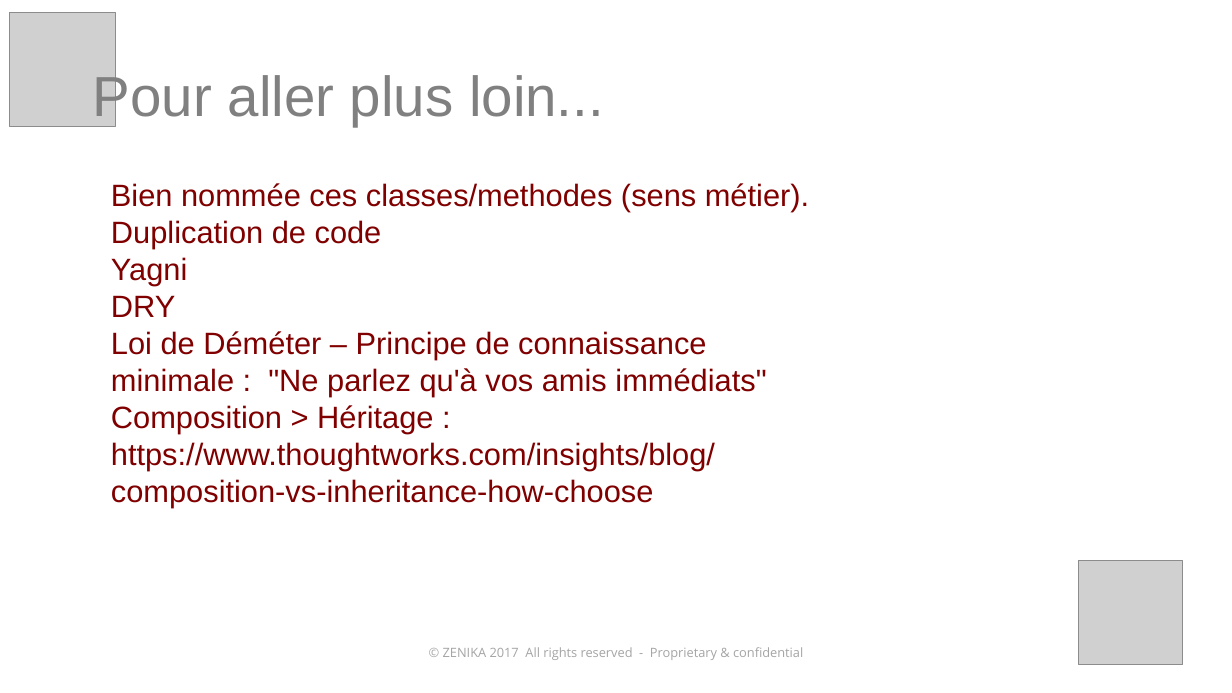
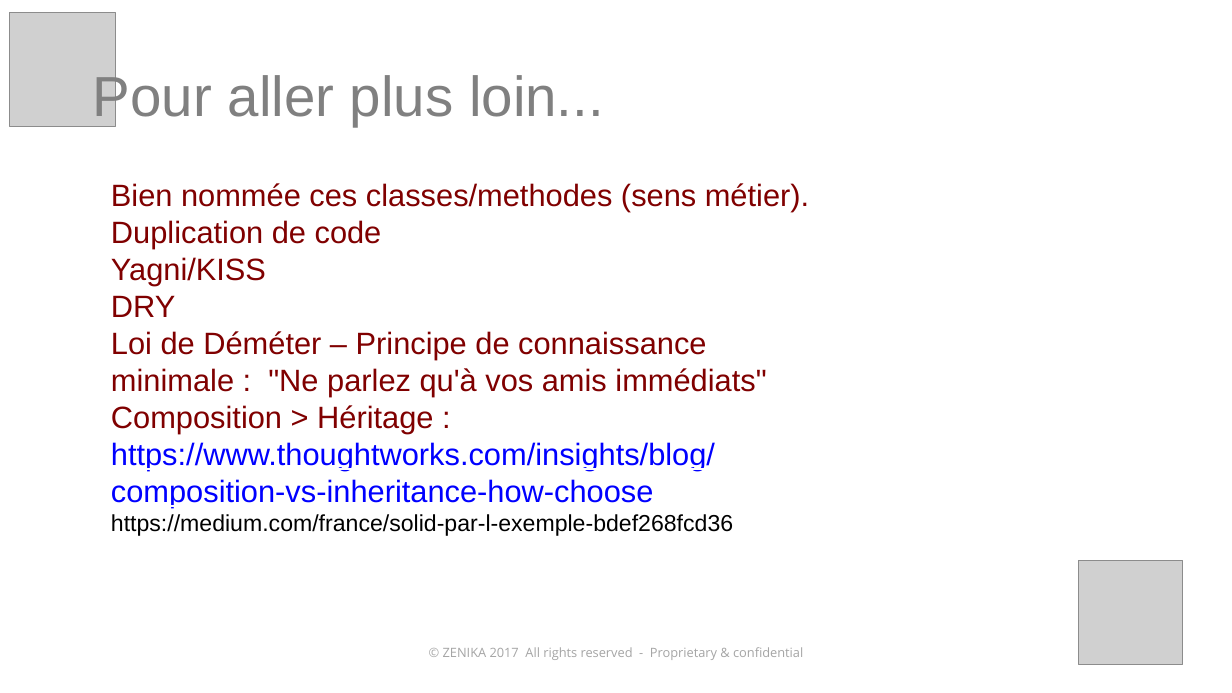
Before and after one commit to kronann/solid-dinosaur, a slide deck: slide 16 of solid-workshop.pptx (slide 14 before the commit). Drawn at 1232x693 pixels with LibreOffice and Linux fonts; fonts in the diff are those of the drawing; grey boxes stand for pictures. Boxes give left, top, right and bottom in pixels: in the first picture for what was removed or moved away, otherwise in the second. Text is boxed around its words. In the diff, an @@ line names an element or a change of style, - is before the commit and + after.

```diff
--- a/solid-workshop.pptx
+++ b/solid-workshop.pptx
@@ text at (x1=111, y1=257, x2=266, y2=286): text changed @@
-Yagni
+Yagni/KISS
@@ text at (x1=111, y1=442, x2=715, y2=508): text colour #800000 to #0000FF, underline on in "https://www.thoughtworks.com/insights/blog/composition-vs-in ..." @@
@@ text at (x1=111, y1=514, x2=733, y2=536): paragraph added @@
+https://medium.com/france/solid-par-l-exemple-bdef268fcd36
```
Also in this commit, not shown: 3 other slides changed, 2 slides added, 1 other file.
